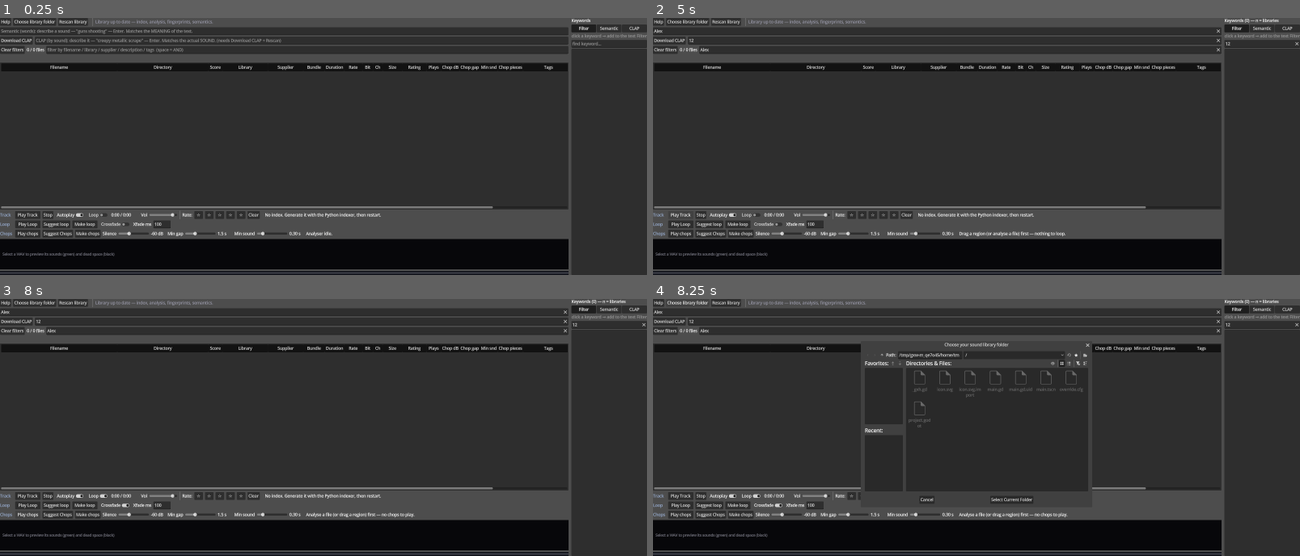
Above: before the commit, frames 1-4 (two rows, left to right).
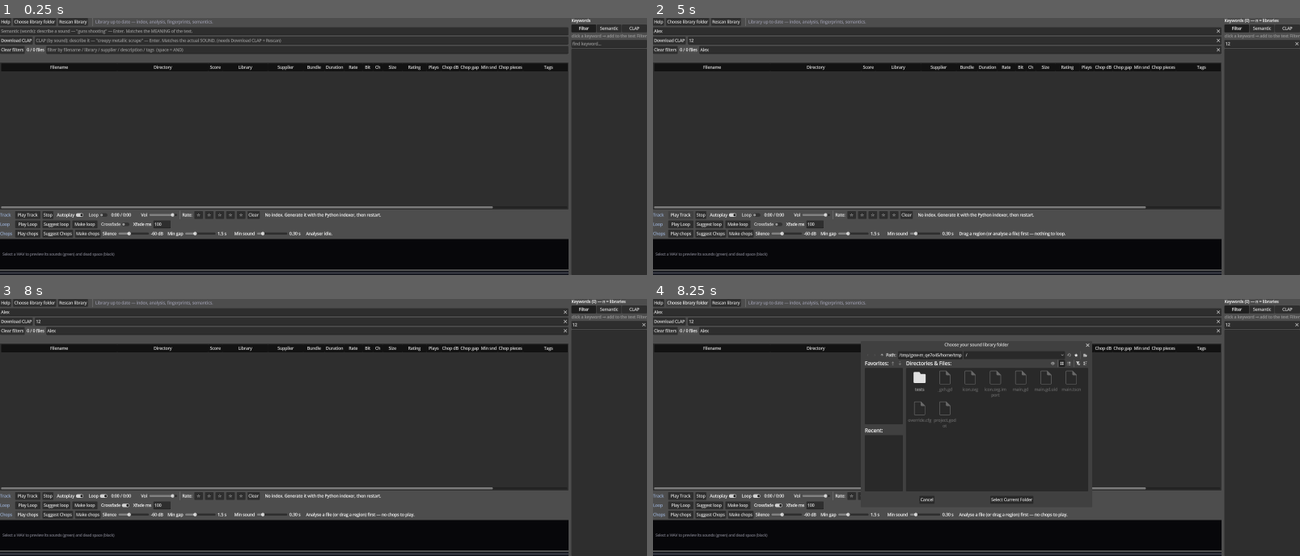
Above: after the commit, the same moments.

Repository: benedictcarter/sound_lib
Game: Godot game, scene res://main.tscn
Two runs of this game, one before a commit and one after it. Both use one fixed random seed, a clock stepped at 60 frames per second and the inputs below.
Inputs (mouse positions are in pixels of both pictures, inside the frame that each line leads up to):
- Up to frame 1 (0.25 s): no input
- Up to frame 2 (5 s): click (937, 30) at 0.52 s; type "Alex" at 0.6 s; click (957, 41) at 0.75 s; type "12" at 0.83 s; click (963, 48) at 0.98 s; type "Alex" at 1.07 s; click (1261, 43) at 1.27 s; type "12" at 1.35 s; click "Make loop" at 2 s; click "Suggest Chops" at 2.75 s; click "Play Track" at 3.5 s; click "Play Track" at 4.25 s
- Up to frame 3 (8 s): click "Play Loop" at 5 s; click "Play Loop" at 5.75 s; click "Play chops" at 6.5 s; click "Play chops" at 7.25 s
- Up to frame 4 (8.25 s): click "Choose library folder" at 8 s

Frames 1-3 are identical in both runs. In frame 4, 0.2% of the frame differs, in the area x 39-67%, y 21-50%.

Commit message:
Add drag handles to the yellow region edges
Each edge of the loop/chop region now carries an arrow tab. Pressing within 8 px
of an edge grabs THAT end and drags it alone, clamped so it can't cross the other
end — previously any press restarted the selection from scratch, so nudging one
end of a suggested loop meant redrawing the whole region by eye.

Hovering a handle sets the HSIZE cursor and brightens the tab. Release commits
exactly like a normal region drag, so a looping preview follows the new edge.

Adds a headless golden test (app/tests/test_wavegraph_handles.gd) driving the
control with synthetic mouse events — the UI is built in code, so this is the
only way to regression-test graph input without a human on the mouse.

Co-Authored-By: Claude Opus 5 <noreply@anthropic.com>

Diff:
--- a/app/main.gd
+++ b/app/main.gd
@@ -162,6 +162,43 @@
 
 	func has_manual_sel() -> bool:
 		return sel_a >= 0.0 and sel_b >= 0.0 and absf(sel_b - sel_a) > 0.0005
+
+	# Each yellow region edge carries a grab HANDLE (an arrow tab): press within
+	# HANDLE_GRAB px of an edge and you drag THAT end only, instead of starting a
+	# new selection — so a suggested loop / a chop region can be nudged rather than
+	# redrawn from scratch. `_edge_drag`/`_edge_hover`: 0 = none, 1 = start, 2 = end.
+	const HANDLE_GRAB := 8.0          # px either side of an edge that grabs it
+	const HANDLE_W := 8.0             # drawn tab width
+	const HANDLE_H := 34.0            # drawn tab height
+	const MIN_SEL := 0.0015           # smallest region an edge drag can shrink to
+	var _edge_drag := 0
+	var _edge_hover := 0
+
+	## Which edge handle (if any) sits under x. Nearest wins when the region is
+	## narrower than the grab zone, so the two handles never fight over a click.
+	func _edge_at(x: float) -> int:
+		if not has_manual_sel():
+			return 0
+		var w := maxf(size.x, 1.0)
+		var dlo := absf(x - minf(sel_a, sel_b) * w)
+		var dhi := absf(x - maxf(sel_a, sel_b) * w)
+		if dlo <= HANDLE_GRAB and dlo <= dhi:
+			return 1
+		if dhi <= HANDLE_GRAB:
+			return 2
+		return 0
+
+	func _set_edge_hover(e: int) -> void:
+		if e == _edge_hover:
+			return
+		_edge_hover = e
+		mouse_default_cursor_shape = Control.CURSOR_HSIZE if e != 0 else Control.CURSOR_ARROW
+		queue_redraw()
+
+	func _notification(what: int) -> void:
+		if what == NOTIFICATION_MOUSE_EXIT and _edge_drag == 0:
+			_set_edge_hover(0)
+
 	const TOP_DB := 0.0
 	const BOT_DB := -90.0
 	const TRACK_PAD := 7.0            # px from the bottom for the seek track + dot
@@ -197,8 +234,22 @@
 		if event is InputEventMouseButton:
 			if event.button_index == MOUSE_BUTTON_LEFT:
 				if event.pressed:
-					sel_a = _frac_at_x(event.position.x)
-					sel_b = sel_a
+					_edge_drag = _edge_at(event.position.x)
+					if _edge_drag != 0:            # grabbed a handle: keep the region,
+						var lo := minf(sel_a, sel_b)   # normalise so sel_a is always
+						var hi := maxf(sel_a, sel_b)   # the START edge while dragging
+						sel_a = lo
+						sel_b = hi
+					else:
+						sel_a = _frac_at_x(event.position.x)
+						sel_b = sel_a
+					queue_redraw()
+					accept_event()
+				elif _edge_drag != 0:              # released a handle: keep + commit
+					_edge_drag = 0
+					_set_edge_hover(_edge_at(event.position.x))
+					region_selected.emit(minf(sel_a, sel_b), maxf(sel_a, sel_b))
+					region_committed.emit()
 					queue_redraw()
 					accept_event()
 				else:                              # release: finalise (or clear on a click)
@@ -221,13 +272,22 @@
 				accept_event()
 		elif event is InputEventMouseMotion:
 			if (event.button_mask & MOUSE_BUTTON_MASK_LEFT) != 0:
-				sel_b = _frac_at_x(event.position.x)
+				var f := _frac_at_x(event.position.x)
+				# a handle drag moves ONE end and can't push it past the other
+				if _edge_drag == 1:
+					sel_a = clampf(f, 0.0, maxf(sel_b - MIN_SEL, 0.0))
+				elif _edge_drag == 2:
+					sel_b = clampf(f, minf(sel_a + MIN_SEL, 1.0), 1.0)
+				else:
+					sel_b = f
 				region_selected.emit(minf(sel_a, sel_b), maxf(sel_a, sel_b))
 				queue_redraw()
 				accept_event()
 			elif (event.button_mask & MOUSE_BUTTON_MASK_RIGHT) != 0:
 				threshold_picked.emit(_db_at_y(event.position.y))
 				accept_event()
+			else:
+				_set_edge_hover(_edge_at(event.position.x))   # cursor + handle glow
 
 	# Kept sounds are green; the bits being chopped away are grey (still drawn).
 	func _draw() -> void:
@@ -262,10 +322,12 @@
 			draw_line(Vector2(x, h), Vector2(x, _yfor(levels[fi])), green if kept else grey, 1.0)
 		var font := get_theme_default_font()
 		if sel:
-			# bright yellow edges of the selected region
+			# bright yellow edges of the selected region, each with a drag handle
 			var scol := Color(1.0, 0.85, 0.2)
 			draw_line(Vector2(m_lo * w, 0), Vector2(m_lo * w, h), scol, 1.5)
 			draw_line(Vector2(m_hi * w, 0), Vector2(m_hi * w, h), scol, 1.5)
+			_draw_handle(m_lo * w, true, _edge_hover == 1 or _edge_drag == 1)
+			_draw_handle(m_hi * w, false, _edge_hover == 2 or _edge_drag == 2)
 		elif has_segs:
 			# detector chop boundaries: start + end of every kept piece, in blue
 			var bcol := Color(0.30, 0.62, 1.0, 0.9)
@@ -292,6 +354,22 @@
 			var px := playhead * w
 			draw_line(Vector2(px, 0), Vector2(px, h), Color(1, 1, 1, 0.85), 1.0)
 			draw_circle(Vector2(px, track_y), 5.0, Color(1, 1, 1, 0.95))
+
+	## Grab tab on one region edge: a yellow arrow pointing the way that edge moves.
+	## It sits INSIDE the region (so the pair never overlap on a narrow selection)
+	## and brightens while hovered or dragged.
+	func _draw_handle(x: float, is_start: bool, hot: bool) -> void:
+		var col := Color(1.0, 0.96, 0.60) if hot else Color(1.0, 0.85, 0.2)
+		var cy := size.y * 0.42
+		var x0 := clampf(x if is_start else x - HANDLE_W, 0.0, maxf(size.x - HANDLE_W, 0.0))
+		draw_rect(Rect2(x0, cy - HANDLE_H * 0.5, HANDLE_W, HANDLE_H), col)
+		# ◄ / ► cut out of the tab in the background colour so it reads at a glance
+		var mx := x0 + HANDLE_W * 0.5
+		var tip := mx - 2.5 if is_start else mx + 2.5
+		var base := mx + 2.0 if is_start else mx - 2.0
+		draw_colored_polygon(PackedVector2Array([
+			Vector2(tip, cy), Vector2(base, cy - 4.0), Vector2(base, cy + 4.0)]),
+			Color(0.03, 0.03, 0.04))
 
 	func _frame_in_segment(fi: int) -> bool:
 		for s in segments:
--- /dev/null
+++ b/app/tests/test_wavegraph_handles.gd
@@ -0,0 +1,98 @@
+extends SceneTree
+# Golden test for WaveGraph's region-edge HANDLES: drives the control with
+# synthetic mouse events and asserts an edge drag moves ONE end, can't cross the
+# other, and never steals a press meant to start a fresh selection.
+#
+#   Godot..._console.exe --headless --path app --script tests/test_wavegraph_handles.gd
+#
+# (Exits non-zero on failure. The UI is built in code, so this is the only way to
+# regression-test the graph's input without a human driving a mouse.)
+
+var fails := 0
+
+func ck(name: String, cond: bool, extra: String = "") -> void:
+	if not cond:
+		fails += 1
+	print(("PASS  " if cond else "FAIL  "), name, "  ", extra)
+
+func mb(g, x: float, pressed: bool) -> void:
+	var e := InputEventMouseButton.new()
+	e.button_index = MOUSE_BUTTON_LEFT
+	e.pressed = pressed
+	e.position = Vector2(x, 100)
+	g._gui_input(e)
+
+func mm(g, x: float, held: bool) -> void:
+	var e := InputEventMouseMotion.new()
+	e.position = Vector2(x, 100)
+	e.button_mask = MOUSE_BUTTON_MASK_LEFT if held else 0
+	g._gui_input(e)
+
+func _initialize() -> void:
+	var Main = load("res://main.gd")
+	var g = Main.WaveGraph.new()
+	root.add_child(g)
+	g.size = Vector2(1000, 200)
+	var lv := PackedFloat32Array()
+	for i in 500:
+		lv.append(-20.0)
+	g.levels = lv
+
+	var committed := [0]
+	g.region_committed.connect(func(): committed[0] += 1)
+
+	# --- grabbing the START handle moves only that edge ---------------------
+	g.sel_a = 0.2
+	g.sel_b = 0.6
+	mb(g, 200.0, true)                       # press exactly on the start edge
+	ck("start handle grabbed", g._edge_drag == 1, "edge=%d" % g._edge_drag)
+	mm(g, 300.0, true)
+	mb(g, 300.0, false)
+	ck("start edge moved to 0.30", is_equal_approx(snappedf(g.sel_a, 0.001), 0.300), str(g.sel_a))
+	ck("end edge untouched", is_equal_approx(g.sel_b, 0.6), str(g.sel_b))
+	ck("committed once", committed[0] == 1, str(committed[0]))
+
+	# --- grabbing the END handle (within the 8 px grab zone) ----------------
+	mb(g, 604.0, true)
+	ck("end handle grabbed", g._edge_drag == 2, "edge=%d" % g._edge_drag)
+	mm(g, 800.0, true)
+	mb(g, 800.0, false)
+	ck("end edge moved to 0.80", is_equal_approx(snappedf(g.sel_b, 0.001), 0.800), str(g.sel_b))
+	ck("start edge untouched", is_equal_approx(snappedf(g.sel_a, 0.001), 0.300), str(g.sel_a))
+
+	# --- a handle can't be dragged past the other end -----------------------
+	mb(g, 800.0, true)                       # grab the END, drag it left past START
+	mm(g, 50.0, true)
+	mb(g, 50.0, false)
+	ck("end clamped above start", g.sel_b > g.sel_a, "%f > %f" % [g.sel_b, g.sel_a])
+	ck("region still valid", g.has_manual_sel())
+
+	# --- pressing AWAY from both edges still starts a fresh selection -------
+	g.sel_a = 0.2
+	g.sel_b = 0.6
+	mb(g, 500.0, true)                       # middle of the region = new drag
+	ck("middle press is a new selection", g._edge_drag == 0 and is_equal_approx(g.sel_a, 0.5),
+		"edge=%d a=%f" % [g._edge_drag, g.sel_a])
+	mm(g, 700.0, true)
+	mb(g, 700.0, false)
+	ck("new region 0.5-0.7", is_equal_approx(snappedf(g.sel_a, 0.001), 0.5) \
+		and is_equal_approx(snappedf(g.sel_b, 0.001), 0.7), "%f-%f" % [g.sel_a, g.sel_b])
+
+	# --- a plain click (no drag) away from the edges still clears -----------
+	mb(g, 100.0, true)
+	mb(g, 100.0, false)
+	ck("plain click clears the region", not g.has_manual_sel())
+	ck("no handles when nothing is selected", g._edge_at(100.0) == 0)
+
+	# --- hover sets the resize cursor ---------------------------------------
+	g.sel_a = 0.2
+	g.sel_b = 0.6
+	mm(g, 201.0, false)
+	ck("hover start -> HSIZE cursor", g._edge_hover == 1 \
+		and g.mouse_default_cursor_shape == Control.CURSOR_HSIZE, str(g._edge_hover))
+	mm(g, 450.0, false)
+	ck("hover middle -> arrow cursor", g._edge_hover == 0 \
+		and g.mouse_default_cursor_shape == Control.CURSOR_ARROW, str(g._edge_hover))
+
+	print("\n", "ALL HANDLE TESTS PASSED" if fails == 0 else "%d FAILURE(S)" % fails)
+	quit(1 if fails > 0 else 0)
Not shown, changed: CLAUDE.md
